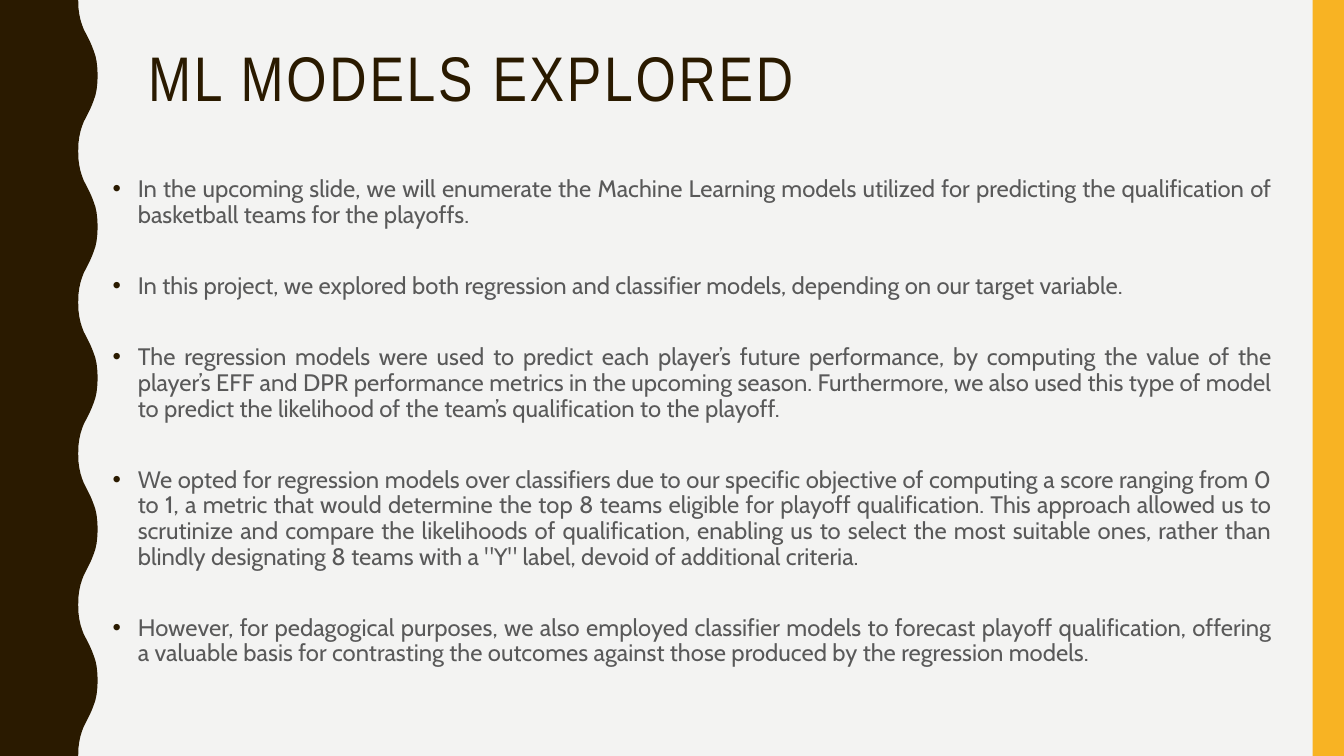
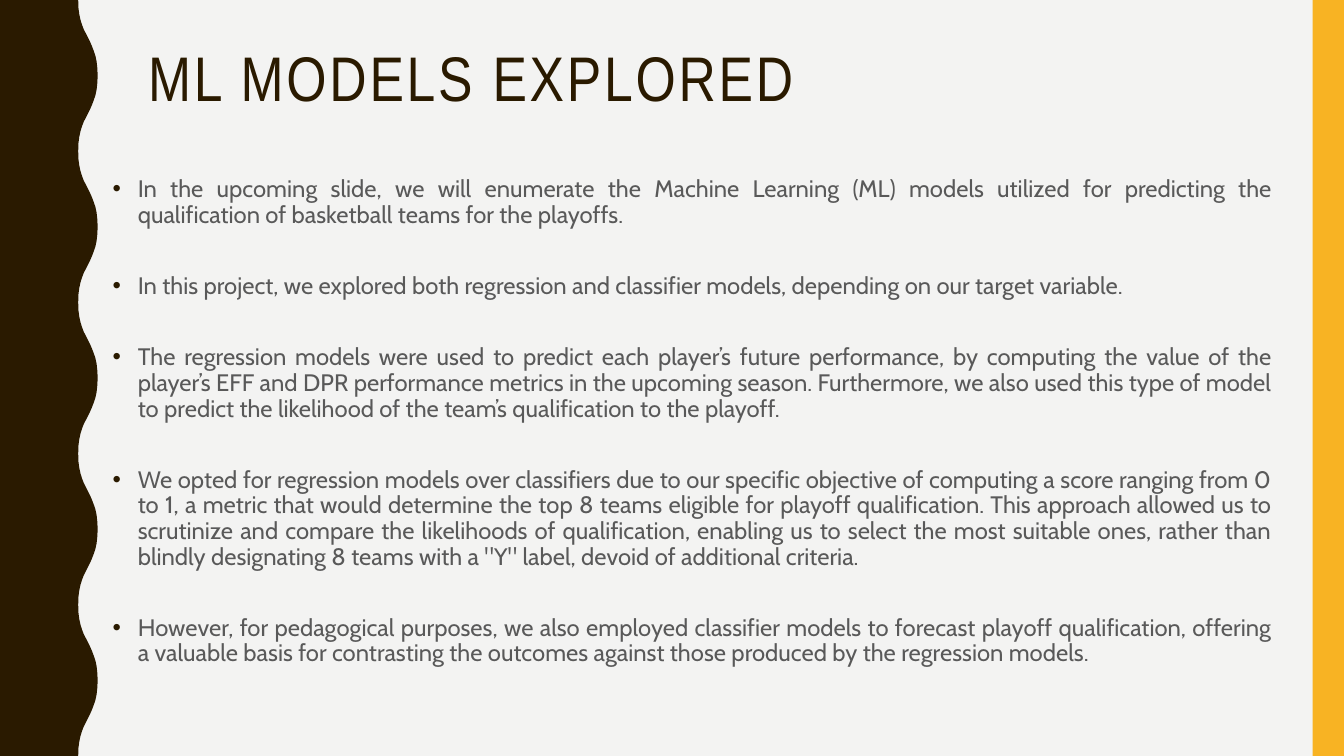
Before and after one commit to afs202005277/AC, a slide deck: slide 23 of ppt projeto.pptx. Drawn at 1344x756 pixels with LibreOffice and Linux fonts; fonts in the diff are those of the drawing. Boxes give left, top, right and bottom in pixels: in the first picture for what was removed or moved away, otherwise in the second. Text is boxed around its words. In the diff, an @@ line names an element or a change of style, - is before the commit and + after.

```diff
--- a/ppt projeto.pptx
+++ b/ppt projeto.pptx
@@ text at (138, 179, 1271, 229): text changed @@
-• In the upcoming slide, we will enumerate the Machine Learning models utilized for predicting the qualification of basketball teams for the playoffs.
+• In the upcoming slide, we will enumerate the Machine Learning (ML) models utilized for predicting the qualification of basketball teams for the playoffs.
```
Also in this commit, not shown: 6 other slides changed, 1 other file.
